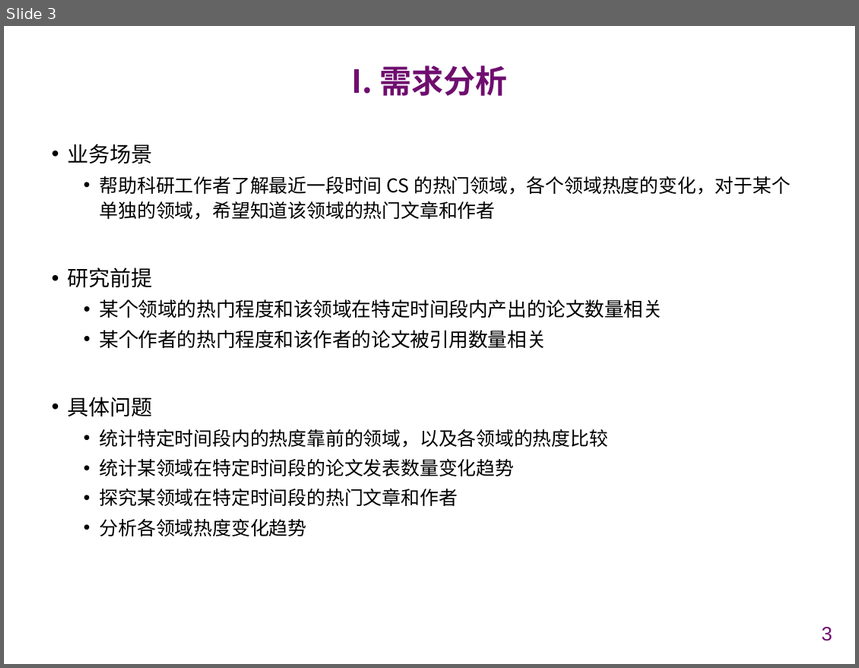
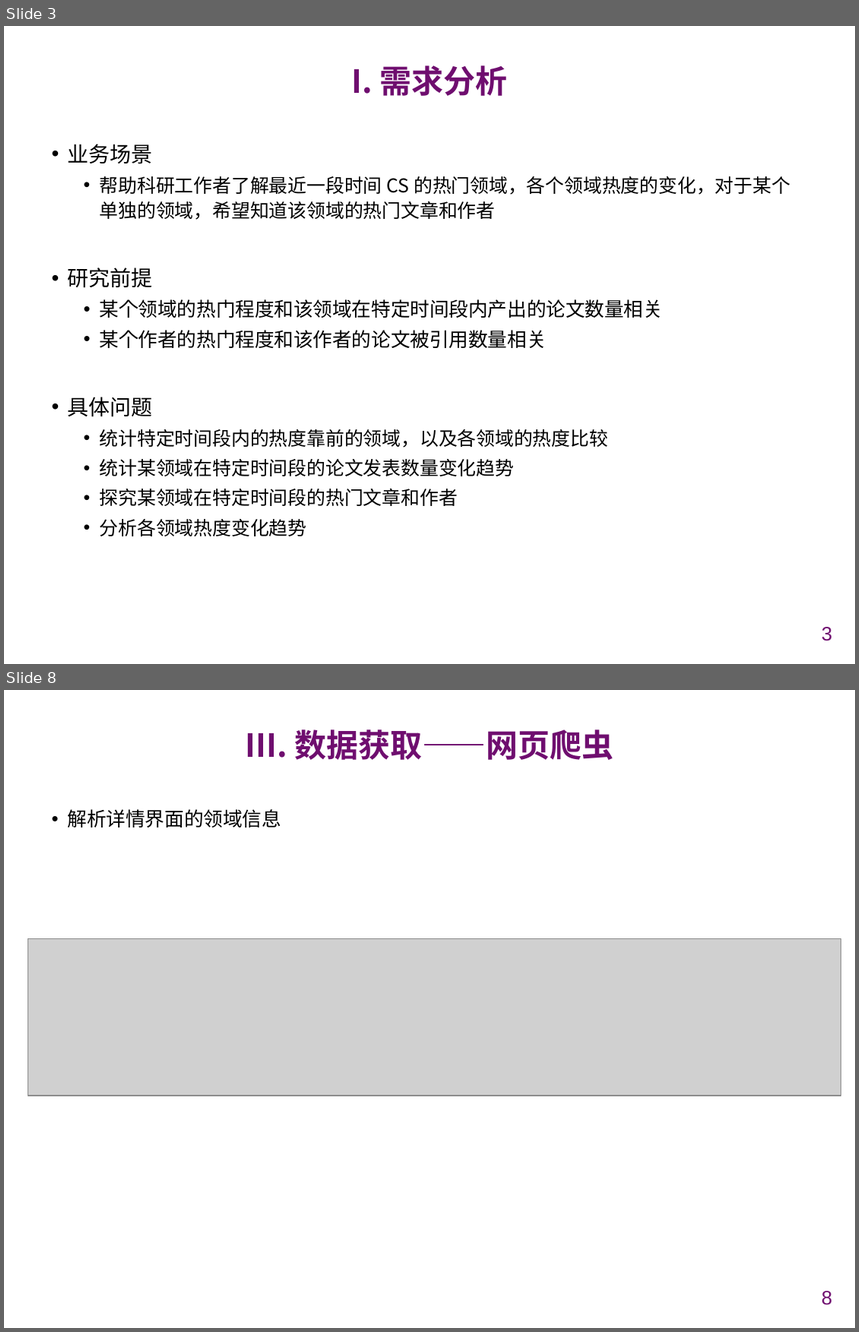
Before and after one commit to chenxiao2402/NJUSE-CloudComputing, a slide deck: PPT/云计算 Streaming 实现汇报.pptx. Shown one above the other, each under a label of ours: slide 3 before the commit, slides 3 and 8 after it; the slides between them are not shown. The pictures are 859x668 and 859x1332 pixels, drawn with LibreOffice and Linux fonts; fonts in the diff are those of the drawing; grey boxes stand for pictures; background and template pictures are left out. Boxes give left, top, right and bottom in pixels: in the first picture for what was removed or moved away, otherwise in the second. Text is boxed around its words. In the diff, an @@ line names an element or a change of style, - is before the commit and + after.

```diff
--- a/PPT/云计算 Streaming 实现汇报.pptx
+++ b/PPT/云计算 Streaming 实现汇报.pptx
@@ slide 8 added at (4, 690, 855, 1328), background #FFFFFF @@
@@ title added at (246, 730, 614, 760), 27 pt, text #6F0E6F, bold @@
+III. 数据获取——网页爬虫
@@ text added at (68, 809, 281, 828), 16.5 pt, text #000000 @@
+• 解析详情界面的领域信息
@@ picture added at (28, 939, 841, 1096) @@
@@ page number added at (822, 1291, 832, 1306), 16.5 pt, text #6F0E6F @@
+8
```
Also in this commit, not shown: 10 slides changed, 7 other slides added, 1 other file.
